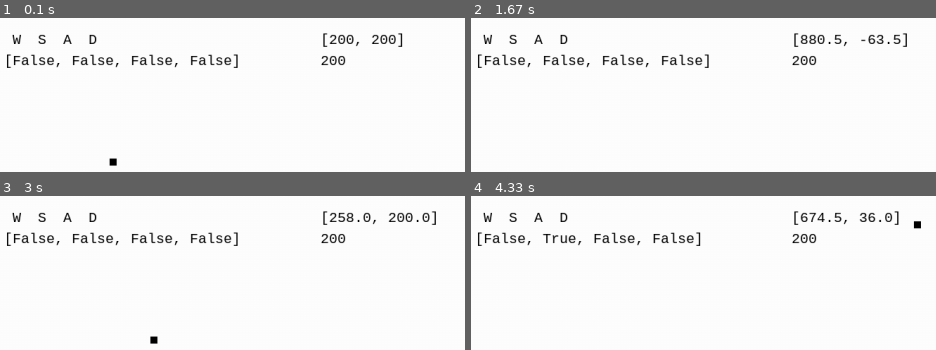
Above: before the commit, frames 1-4 (two rows, left to right).
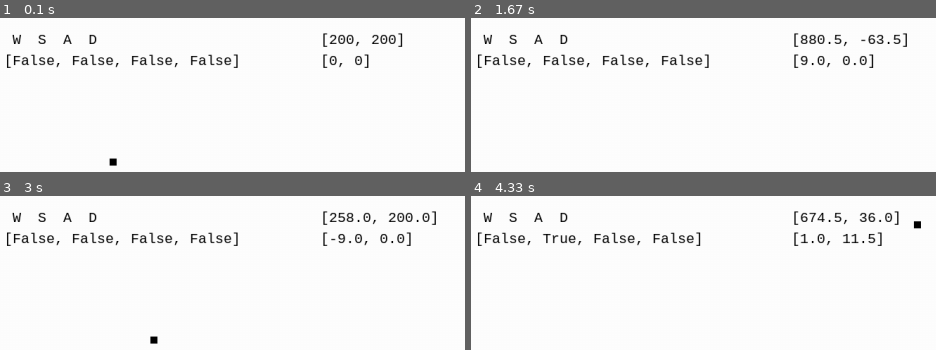
Above: after the commit, the same moments.

Repository: OniReddo/PygamesStof
Game: pygame game, started from PygameObjected.py
Two runs of this game, one before a commit and one after it. Both use one fixed random seed, a clock stepped at 60 frames per second and the inputs below.
Inputs:
- Up to frame 1 (0.1 s): no input
- Up to frame 2 (1.67 s): hold D 0.33-0.8 s; hold W 0.83-1.13 s; hold D 1.17-1.63 s
- Up to frame 3 (3 s): hold A 1.67-2.2 s; hold S 2.23-2.53 s; hold A 2.57-2.97 s
- Up to frame 4 (4.33 s): hold W 3-3.37 s; hold D 3.4-4.03 s; hold S from 4.07 s (still down)

The runs differ from the first frame. In frame 1, 0.3% of the frame differs, in the area x 69-80%, y 23-33%; in frame 2, 0.5%; in frame 3, 0.5%; in frame 4, 0.6%, in the area x 69-89%, y 23-33%.

Commit message:
magod123123123

Diff:
--- a/PygameObjected.py
+++ b/PygameObjected.py
@@ -27,7 +27,7 @@
         Text.createtext(Input.playerinput, 50, 50)
         Text.createtext(' W  S  A  D', 50, 20)
         Text.createtext(Player.playerwheel[0].pos, 500, 20, 0)
-        Text.createtext(Player.playerwheel[0].pos[1], 500, 50)
+        Text.createtext(Player.playerwheel[0].spd, 500, 50)
         Game.main()
 
 
@@ -55,10 +55,8 @@
         Player.playercount += 1
 
     def __init__(self):
-
         self.pos = [200, 200]
-        self.spdx = 0
-        self.spdy = 0
+        self.spd = [0, 0]
         self.color = (0, 0, 0)
 
     def draw(self):
@@ -108,41 +106,41 @@
 
         # Placeholder
         # Y Speedbreaker limit
-        if Player.playerwheel[0].spdy > 10:
-            Player.playerwheel[0].spdy = 10
-        elif Player.playerwheel[0].spdy < -10:
-            Player.playerwheel[0].spdy = -10
+        if Player.playerwheel[0].spd[1] > 10:
+            Player.playerwheel[0].spd[1] = 10
+        elif Player.playerwheel[0].spd[1] < -10:
+            Player.playerwheel[0].spd[1] = -10
         # X Speedbreaker limit
-        if Player.playerwheel[0].spdx > 10:
-            Player.playerwheel[0].spdx = 10
-        elif Player.playerwheel[0].spdx < -10:
-            Player.playerwheel[0].spdx = -10
+        if Player.playerwheel[0].spd[0] > 10:
+            Player.playerwheel[0].spd[0] = 10
+        elif Player.playerwheel[0].spd[0] < -10:
+            Player.playerwheel[0].spd[0] = -10
 
         # Player input force
         if Input.playerinput[0]:
-            Player.playerwheel[0].spdy -= Physics.plyrspdboosty
+            Player.playerwheel[0].spd[1] -= Physics.plyrspdboosty
         if Input.playerinput[1]:
-            Player.playerwheel[0].spdy += Physics.plyrspdboosty
+            Player.playerwheel[0].spd[1] += Physics.plyrspdboosty
         if Input.playerinput[2]:
-            Player.playerwheel[0].spdx -= Physics.plyrspdboostx
+            Player.playerwheel[0].spd[0] -= Physics.plyrspdboostx
         if Input.playerinput[3]:
-            Player.playerwheel[0].spdx += Physics.plyrspdboostx
+            Player.playerwheel[0].spd[0] += Physics.plyrspdboostx
 
         # Add Friction
         # Y
-        if Player.playerwheel[0].spdy > 0:
-            Player.playerwheel[0].spdy -= Physics.plyrslowdowny
-        elif Player.playerwheel[0].spdy < 0:
-            Player.playerwheel[0].spdy += Physics.plyrslowdowny
+        if Player.playerwheel[0].spd[1] > 0:
+            Player.playerwheel[0].spd[1] -= Physics.plyrslowdowny
+        elif Player.playerwheel[0].spd[1] < 0:
+            Player.playerwheel[0].spd[1] += Physics.plyrslowdowny
         # X
-        if Player.playerwheel[0].spdx > 0:
-            Player.playerwheel[0].spdx -= Physics.plyrslowdownx
-        elif Player.playerwheel[0].spdx < 0:
-            Player.playerwheel[0].spdx += Physics.plyrslowdownx
+        if Player.playerwheel[0].spd[0] > 0:
+            Player.playerwheel[0].spd[0] -= Physics.plyrslowdownx
+        elif Player.playerwheel[0].spd[0] < 0:
+            Player.playerwheel[0].spd[0] += Physics.plyrslowdownx
 
         # Change playerpos after physics
-        Player.playerwheel[0].pos[1] += Player.playerwheel[0].spdy
-        Player.playerwheel[0].pos[0] += Player.playerwheel[0].spdx
+        Player.playerwheel[0].pos[1] += Player.playerwheel[0].spd[1]
+        Player.playerwheel[0].pos[0] += Player.playerwheel[0].spd[0]
 
 
 class Text:
@@ -159,7 +157,6 @@
         Text.textcount += 1
 
     def __init__(self, text, posx, posy, house=None):
-
         self.path = text
         self.text = str(self.path)
         self.texposx = posx
